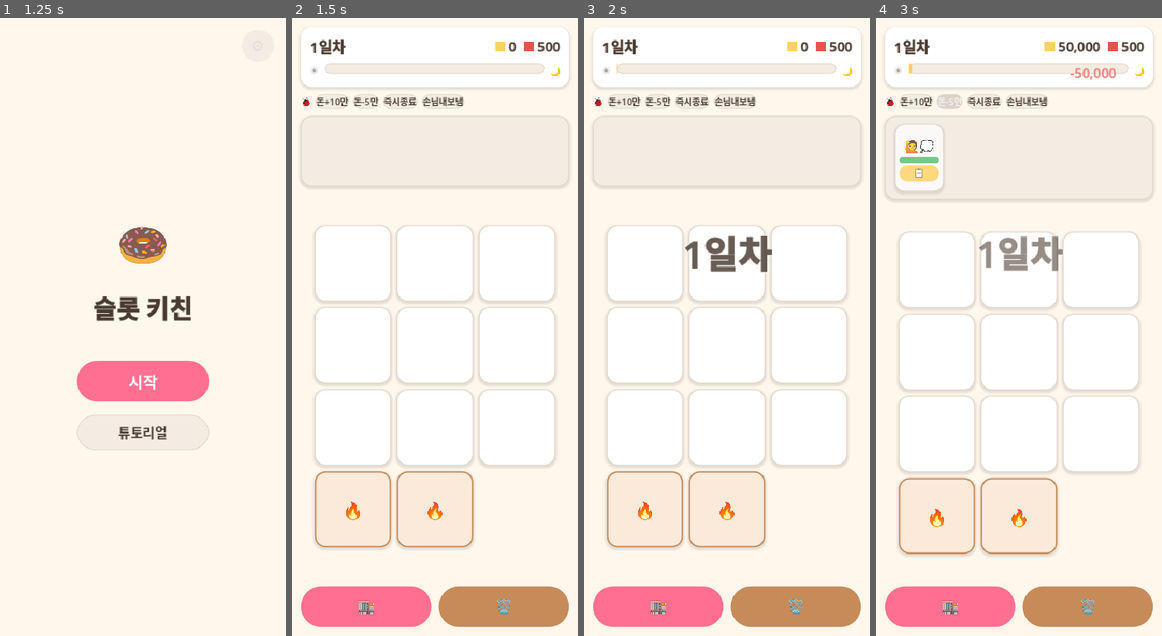
Above: before the commit, frames 1-4 (left to right).
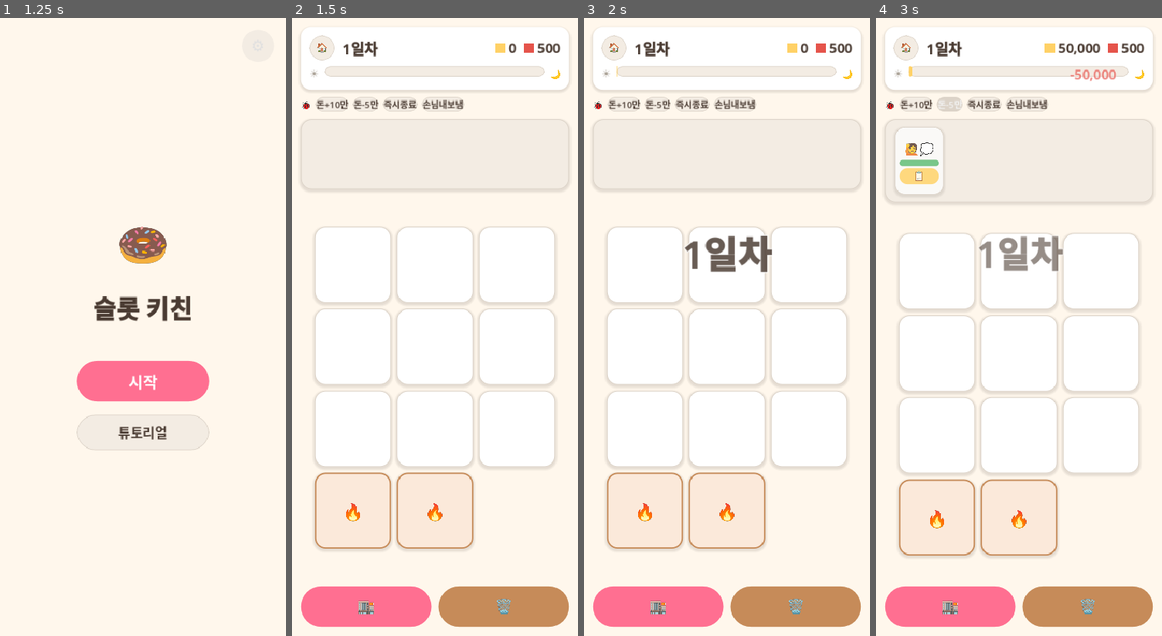
Above: after the commit, the same moments.

Repository: yellyB/game-slot-kitchen
Game: Godot game, scene res://scenes/Main.tscn
The game is run twice, just before and just after one commit, with the same random seed, the same clock (stepped at 60 frames per second) and the same inputs. Sound files missing from this copy of the repository are replaced by a short silence.
Inputs (mouse positions are in pixels of both pictures, inside the frame that each line leads up to):
- Up to frame 1 (1.25 s): click (31, 48) at 0.5 s, where only the run after the commit has a clickable "🏠"
- Up to frame 2 (1.5 s): click "시작" at 1.25 s
- Up to frame 3 (2 s): no input
- Up to frame 4 (3 s): click "돈+10만" at 2 s; click "돈-5만" at 2.75 s

Frame 1 is identical in both runs. In frame 2, 4.2% of the frame differs, in the area x 3-97%, y 2-86%; in frame 3, 4.2%; in frame 4, 5.1%, in the area x 3-97%, y 2-87%.

Commit message:
기능: 플레이 화면 홈 버튼(좌상단 🏠) + 확인창
- 상단바 좌상단에 작은 🏠 — 돈·가게세(우측)와 안 겹침, 오탭 적게
- 확인창(진행 중인 판이 사라짐) → [홈으로]/[취소]
- 홈: 세션 정지·슬롯/큐 정리·시트/모달 닫고 타이틀로. 다음 [시작]은 start_run이 전부 리셋
- day-intro 타이머에 _title.visible 가드(홈 나간 뒤 배너·시작음 오발 방지)
- loc(ko/en/ja) home_title·home_warn·go_home·cancel 추가

Co-Authored-By: Claude Opus 4.8 (1M context) <noreply@anthropic.com>

Diff:
--- a/data/locale/en.gd
+++ b/data/locale/en.gd
@@ -37,6 +37,10 @@
 	"gameover_day": "Ended on day %d",
 	"gameover_reason": "Revenue %s < Rent %s",
 	"to_title": "To title",
+	"home_title": "Return to home?",
+	"home_warn": "Your current run will be lost",
+	"go_home": "Home",
+	"cancel": "Cancel",
 	"to_shop": "To shop",
 
 	# Shop
--- a/data/locale/ja.gd
+++ b/data/locale/ja.gd
@@ -37,6 +37,10 @@
 	"gameover_day": "%d日目で終了",
 	"gameover_reason": "売上 %s < 家賃 %s",
 	"to_title": "タイトルへ",
+	"home_title": "ホームに戻る?",
+	"home_warn": "進行中のプレイは失われます",
+	"go_home": "ホームへ",
+	"cancel": "キャンセル",
 	"to_shop": "ショップへ",
 
 	# ショップ
--- a/data/locale/ko.gd
+++ b/data/locale/ko.gd
@@ -37,6 +37,10 @@
 	"gameover_day": "%d일차에서 끝",
 	"gameover_reason": "매출 %s < 가게세 %s",
 	"to_title": "처음으로",
+	"home_title": "홈으로 나갈까요?",
+	"home_warn": "진행 중인 판이 사라져요",
+	"go_home": "홈으로",
+	"cancel": "취소",
 	"to_shop": "상점으로",
 
 	# 상점
--- a/scripts/main.gd
+++ b/scripts/main.gd
@@ -126,6 +126,34 @@
 		get_tree().quit()
 
 
+## 홈 버튼 — 확인창(진행 중인 판이 사라짐).
+func _on_home_pressed() -> void:
+	Modal.open(self) \
+		.title(Loc.t("home_title")) \
+		.row(Loc.t("home_warn"), Palette.COCOA_600) \
+		.button(Loc.t("go_home"), _go_home) \
+		.button(Loc.t("cancel"), func(): pass)
+
+
+## 진행 중인 판을 접고 타이틀로. 다음 [시작] 때 start_run이 전부 리셋.
+func _go_home() -> void:
+	_session.set_process(false)   # 세션 정지(시계·스폰)
+	_warehouse.visible = false
+	_cooking.visible = false
+	_backdrop.visible = false
+	_clear_blackout()
+	for s in _board.slots:        # 슬롯 전부 비움(버프 포함 — 새 런)
+		s.clear()
+	for t in _board.tools:
+		t.reset()
+	for c in _queue_row.get_children():
+		c.queue_free()
+	for ch in get_children():     # 열린 상점/모달 잔재 제거
+		if ch is Shop or ch is Modal:
+			ch.queue_free()
+	_show_title()
+
+
 func _start_game() -> void:
 	_title.hide()
 	_session.start_run()
@@ -162,6 +190,18 @@
 	var row := HBoxContainer.new()
 	row.add_theme_constant_override("separation", 10)
 	box.add_child(row)
+
+	# 홈(타이틀)으로 — 진행 중인 판 포기(확인창). 좌상단, 돈·가게세와 안 겹치게 작게.
+	var home := Button.new()
+	home.text = "🏠"
+	home.add_theme_font_size_override("font_size", 16)
+	home.custom_minimum_size = Vector2(34, 34)
+	home.add_theme_stylebox_override("normal", UI.chip(Palette.COCOA_100, Palette.COCOA_200))
+	home.add_theme_stylebox_override("hover", UI.chip(Palette.COCOA_200))
+	home.add_theme_stylebox_override("pressed", UI.chip(Palette.COCOA_200))
+	home.pressed.connect(_on_home_pressed)
+	Audio.attach_click(home)
+	row.add_child(home)
 
 	_day_label = UI.label(Loc.t("day_n") % 1, 20, Palette.COCOA_800, true)
 	row.add_child(_day_label)
@@ -829,7 +869,7 @@
 	# DAY_INTRO_DELAY 뒤에 재개 + "N일차" 배너 + 시작음(그때 재생).
 	_session.set_process(false)
 	get_tree().create_timer(Config.DAY_INTRO_DELAY).timeout.connect(func():
-		if not is_inside_tree():
+		if not is_inside_tree() or _title.visible:
 			return
 		_session.set_process(true)   # 시계·손님 스폰 시작
 		_show_day_banner(day)        # 화면 중앙 "N일차" 배너
